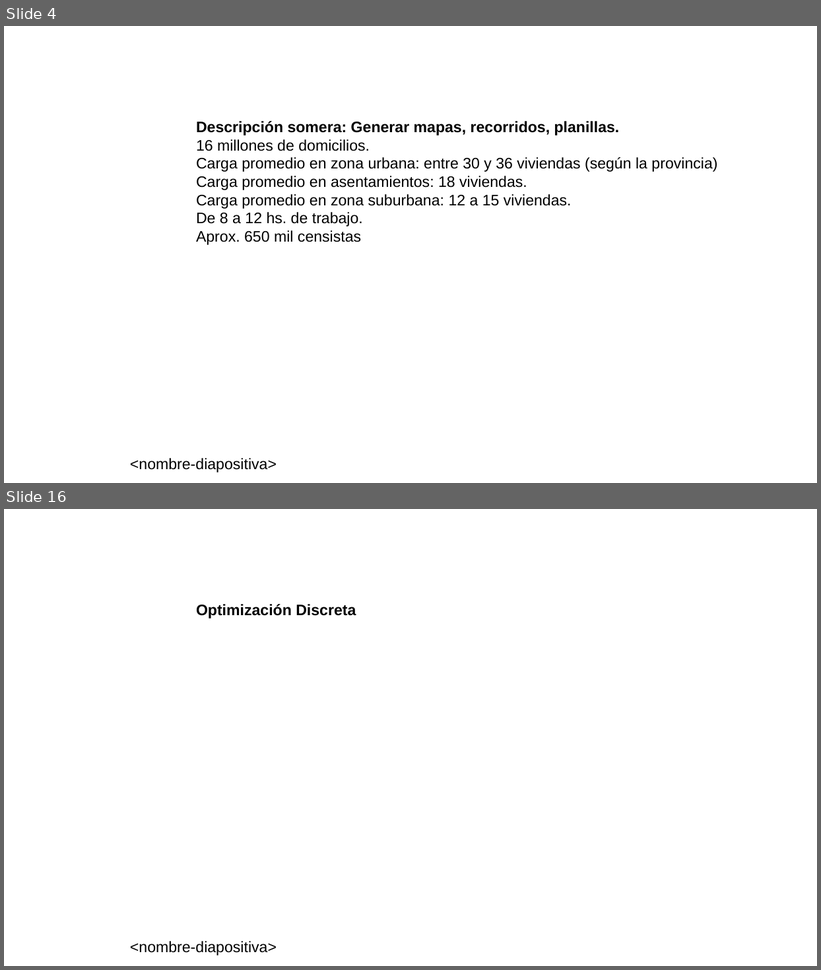
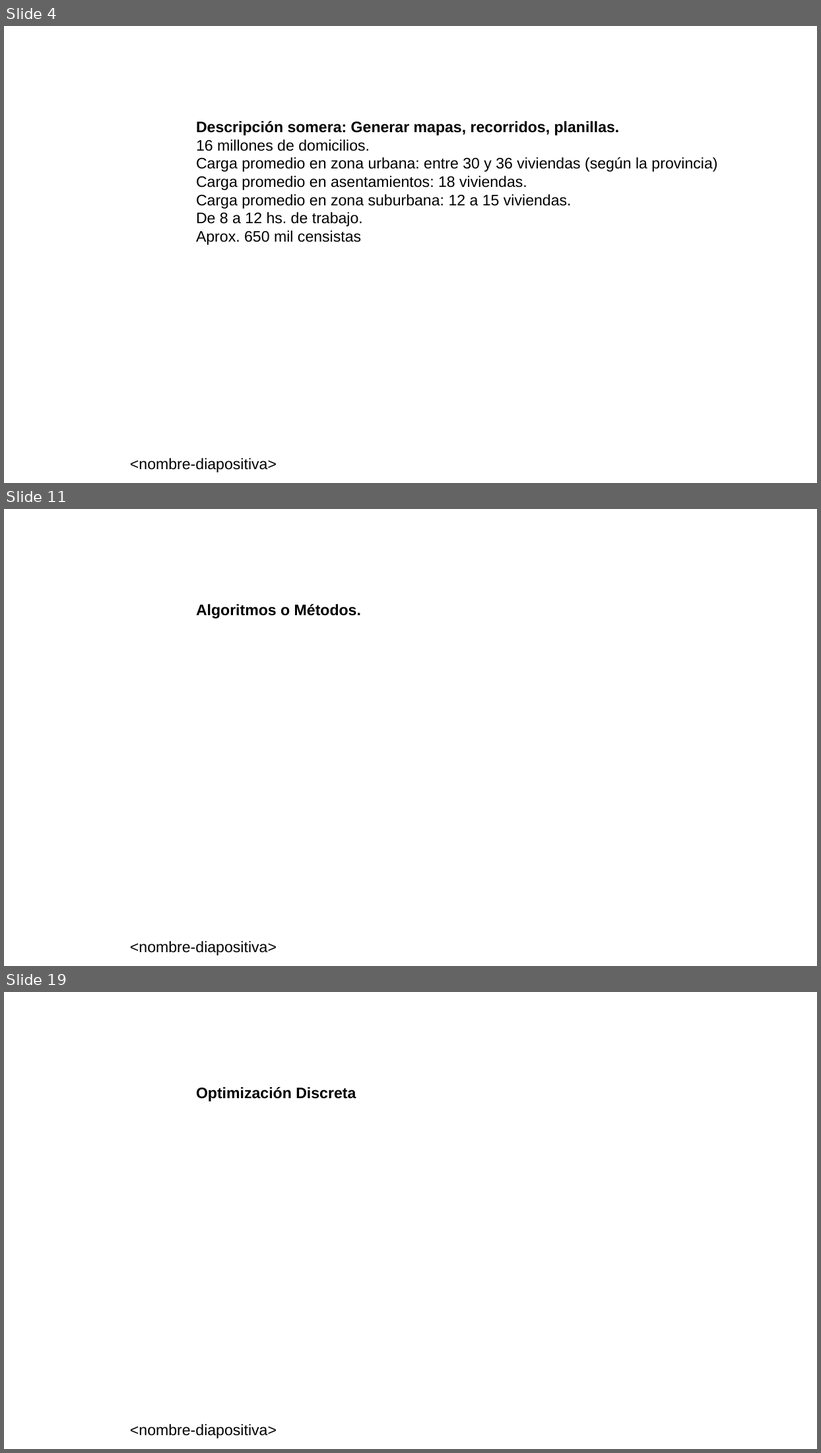
Before and after one commit to neptuso/Charlas, a slide deck: IDERA/segmentos.censo2022.pptx. Shown one above the other, each under a label of ours: slides 4 and 16 before the commit, slides 4, 11 and 19 after it; the slides between them are not shown. The pictures are 821x970 and 821x1453 pixels, drawn with LibreOffice and Linux fonts; fonts in the diff are those of the drawing; background and template pictures are left out. Boxes give left, top, right and bottom in pixels: in the first picture for what was removed or moved away, otherwise in the second. Text is boxed around its words. In the diff, an @@ line names an element or a change of style, - is before the commit and + after.

```diff
--- a/IDERA/segmentos.censo2022.pptx
+++ b/IDERA/segmentos.censo2022.pptx
@@ slide 11 added at [4, 509, 817, 966], background picture (left out); not listed: 1 template element that a slide beside it also shows @@
@@ text added at [196, 604, 361, 619], 18 pt, text #000000, bold @@
+Algoritmos o Métodos.
@@ what was slide 16 is now slide 19 @@
```
Also in this commit, not shown: 6 slides changed, 7 other slides added, 5 slides removed, 2 other files.
